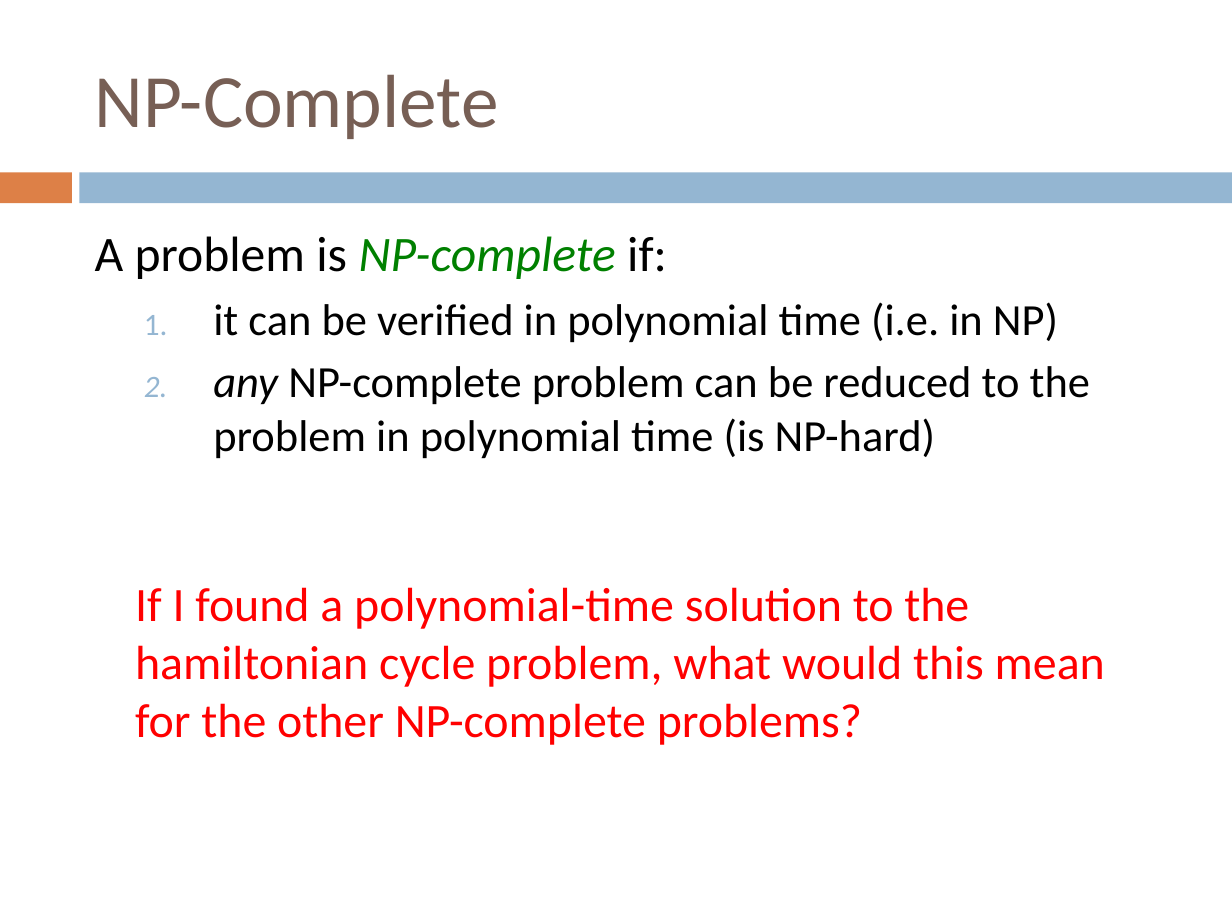
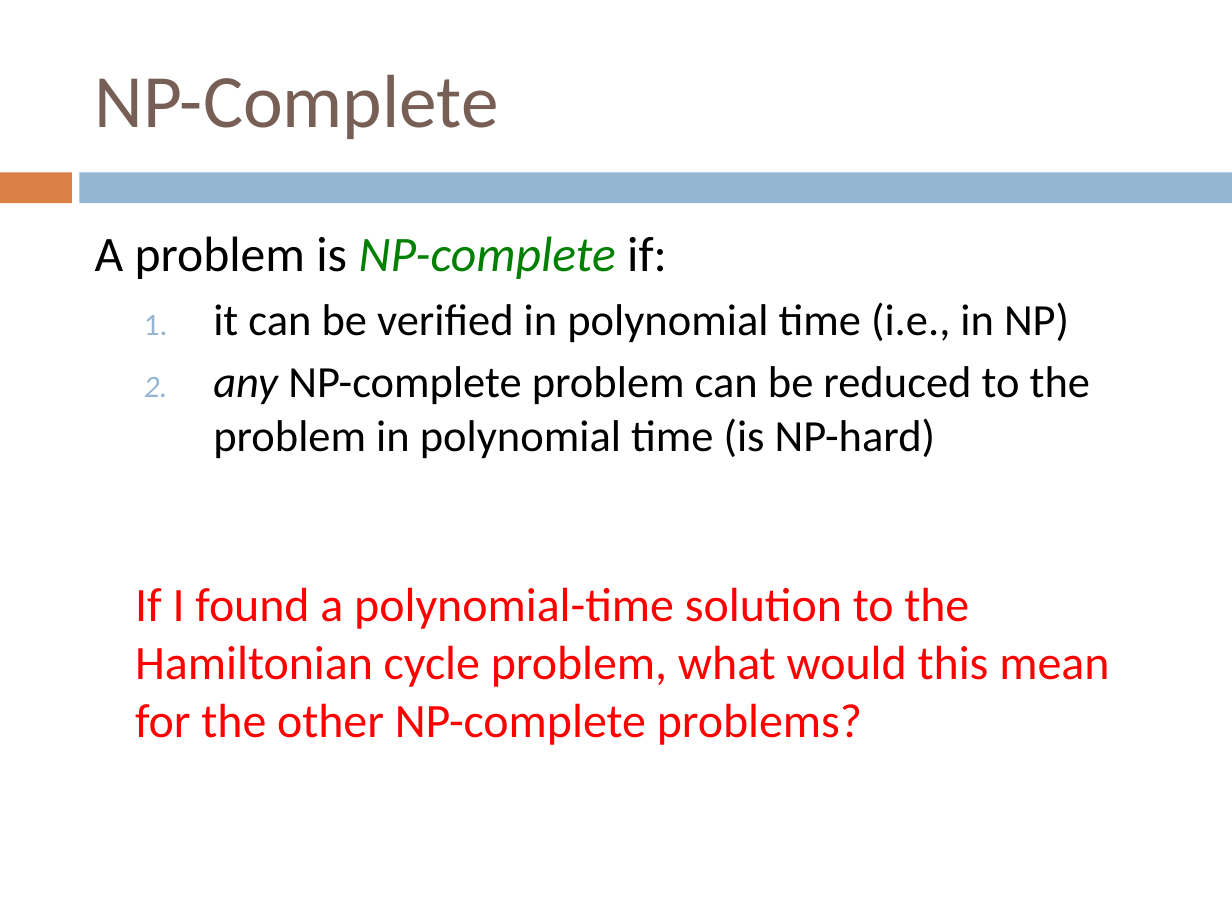
Before and after one commit to Collins-kariuk/Algorithms, a slide deck: slide 43 of Lectures/Lecture 23_NP-Complete Problems.pptx. Drawn at 1232x924 pixels with LibreOffice and Linux fonts; fonts in the diff are those of the drawing. Boxes give left, top, right and bottom in pixels: in the first picture for what was removed or moved away, otherwise in the second. Text is boxed around its words. In the diff, an @@ line names an element or a change of style, - is before the commit and + after.

Commit message:
Review Lecture 23_NP-Complete Problems

```diff
--- a/Lectures/Lecture 23_NP-Complete Problems.pptx
+++ b/Lectures/Lecture 23_NP-Complete Problems.pptx
@@ text at <box>213,302,1069,343</box>: text changed @@
-  1. it can be verified in polynomial time (i.e. in NP)
+  1. it can be verified in polynomial time (i.e., in NP)
@@ text at <box>135,587,1109,745</box>: text changed @@
-If I found a polynomial-time solution to the hamiltonian cycle problem, what would this mean for the other NP-complete problems?
+If I found a polynomial-time solution to the Hamiltonian cycle problem, what would this mean for the other NP-complete problems?
```
Also in this commit, not shown: 40 other slides changed.
